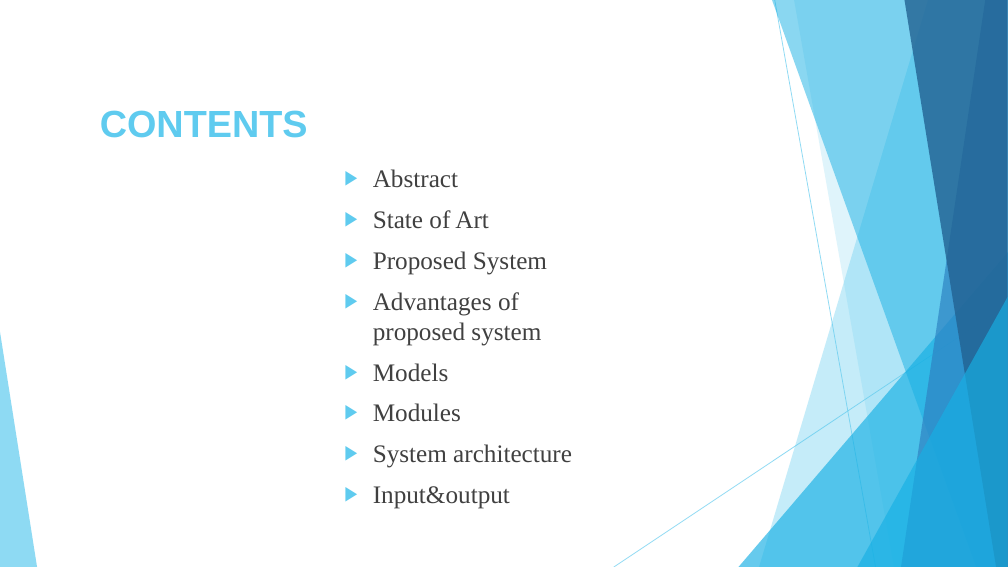
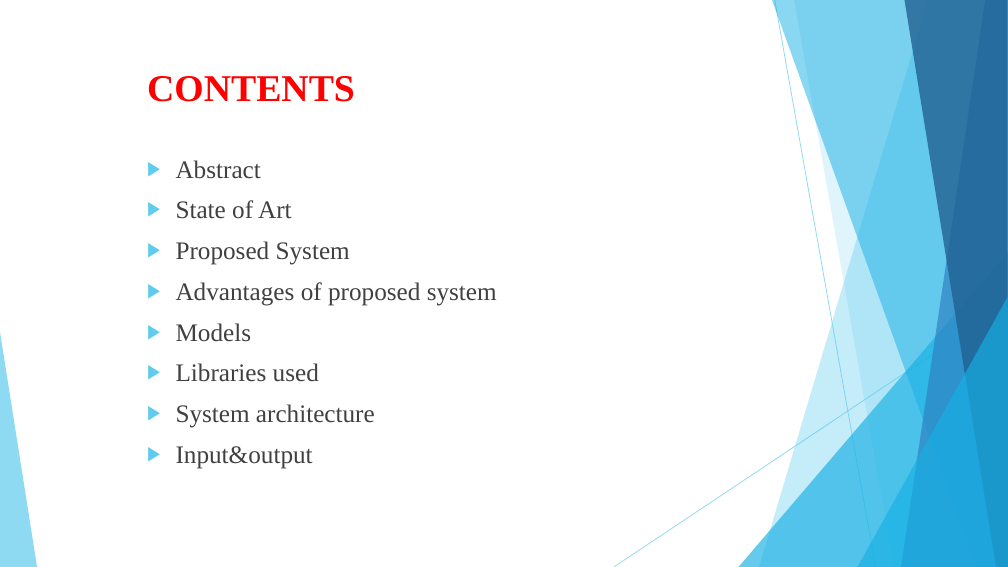
Before and after one commit to Chakrapani2122/Mini-Project, a slide deck: slide 2 of vividtones.pptx. Drawn at 1008x567 pixels with LibreOffice and Linux fonts; fonts in the diff are those of the drawing. Boxes give left, top, right and bottom in pixels: in the first picture for what was removed or moved away, otherwise in the second. Text is boxed around its words. In the diff, an @@ line names an element or a change of style, - is before the commit and + after.

```diff
--- a/vividtones.pptx
+++ b/vividtones.pptx
@@ title "CONTENTS": place and size @@
-title "CONTENTS" at [100,110,308,138]
+title "CONTENTS" at [147,76,355,102]
@@ title "CONTENTS" at [147,76,355,102]: font Arial to Times New Roman, text colour #5FCBEF to #FF0000 @@
@@ text "Abstract": place and size @@
-text "Abstract" at [373,169,572,509]
+text "Abstract" at [176,160,497,469]
@@ text at [176,363,319,382]: text changed @@
-▶ Modules
+▶ Libraries used
```
Also in this commit, not shown: 12 other slides changed, 2 slides added, 7 other files.
